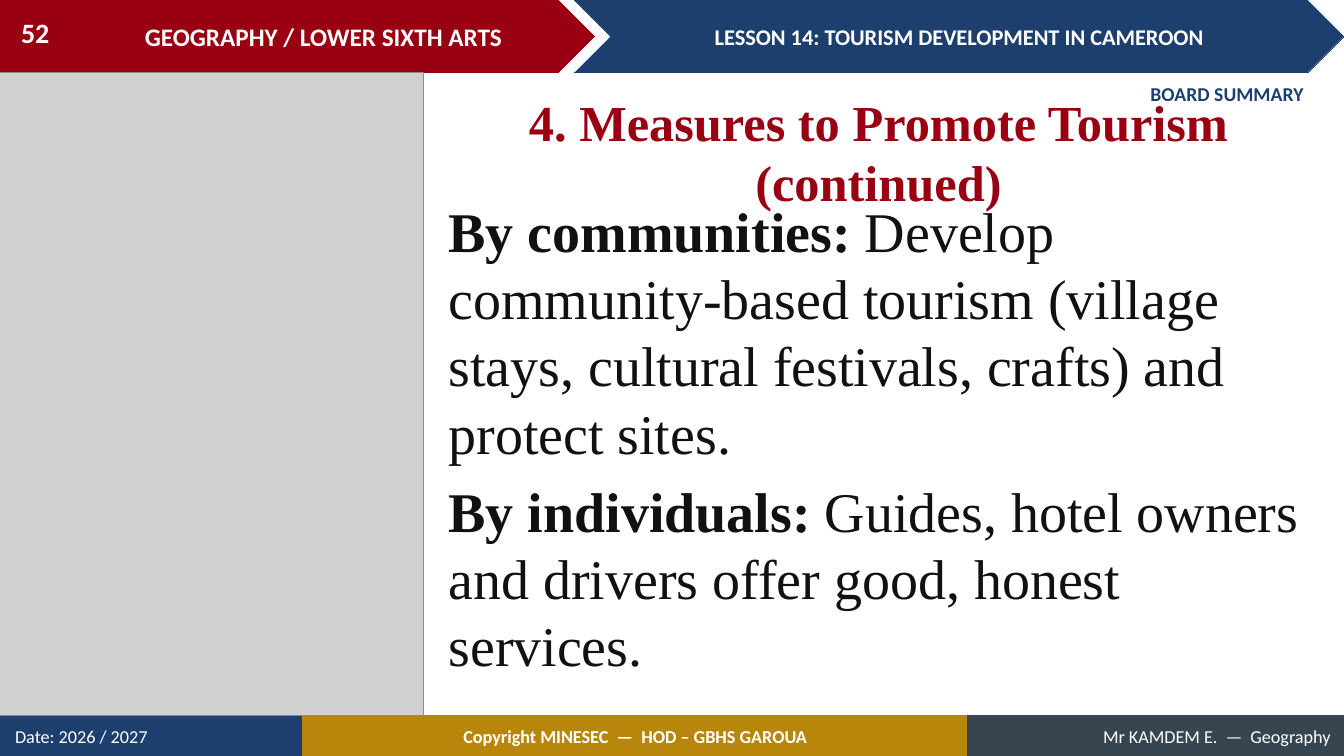
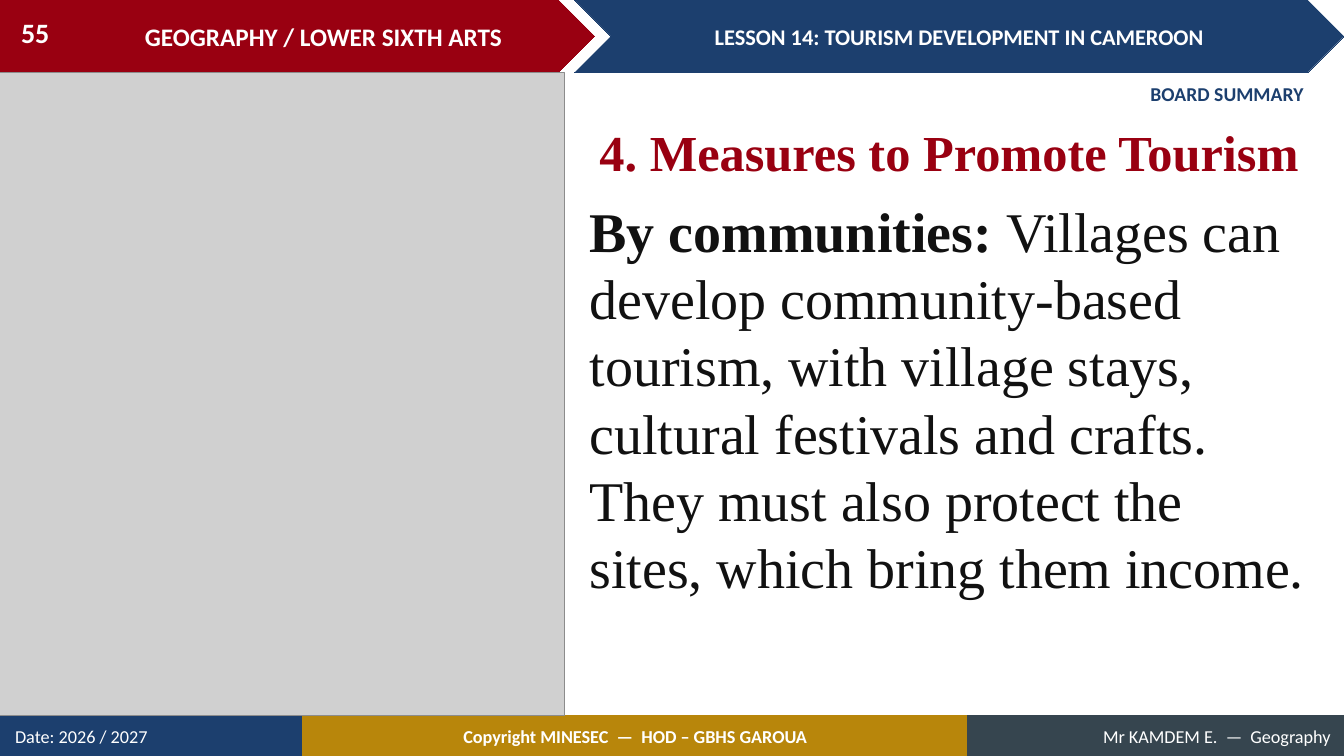
Before and after one commit to Berthautk/linea-github, a slide deck: slide 55 of lecons/LSA/Geography of Cameroon/14_LSA_CAM_L14_Tourism_Development_in_Cameroon.pptx (slide 52 before the commit). Drawn at 1344x756 pixels with LibreOffice and Linux fonts; fonts in the diff are those of the drawing; grey boxes stand for pictures. Boxes give left, top, right and bottom in pixels: in the first picture for what was removed or moved away, otherwise in the second. Text is boxed around its words. In the diff, an @@ line names an element or a change of style, - is before the commit and + after.

```diff
--- a/lecons/LSA/Geography of Cameroon/14_LSA_CAM_L14_Tourism_Development_in_Cameroon.pptx
+++ b/lecons/LSA/Geography of Cameroon/14_LSA_CAM_L14_Tourism_Development_in_Cameroon.pptx
@@ page number at (21,24,49,43): text changed @@
-52
+55
@@ picture: place and size @@
-picture at (0,73,423,716)
+picture at (0,73,565,716)
@@ text at (599,136,1298,172): text changed @@
-4. Measures to Promote Tourism (continued)
+4. Measures to Promote Tourism
@@ text at (590,213,1304,599): text changed @@
-By communities: Develop community-based tourism (village stays, cultural festivals, crafts) and protect sites.
-By individuals: Guides, hotel owners and drivers offer good, honest services.
+By communities: Villages can develop community-based tourism, with village stays, cultural festivals and crafts. They must also protect the sites, which bring them income.
```
Also in this commit, not shown: 16 other slides changed, 9 slides added, 1 slide removed, 17 other files.
